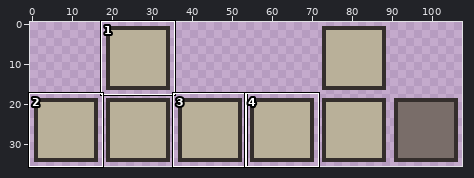
Sprite sheet -- project/2d-art-assets/side-arrow.png. The picture above shows the old version from afar; the outline marks the close-up.
Close-up. Before the edit:
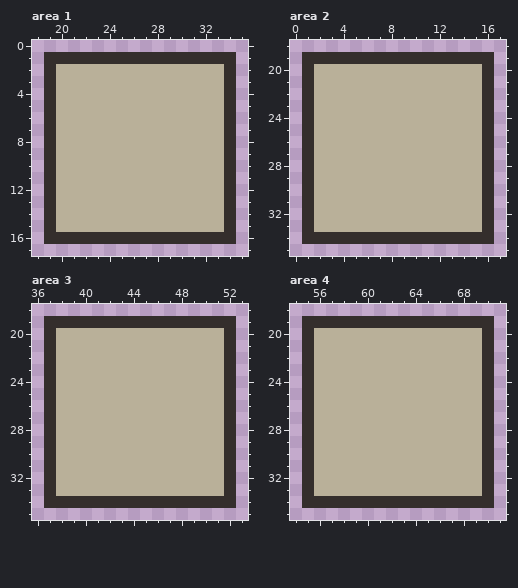
The file is 108x36 pixels. Shown: area 1: x 18..35, y 0..17; area 2: x 0..17, y 18..35; area 3: x 36..53, y 18..35; area 4: x 54..71, y 18..35. The commit also changed other parts of the picture, which this record leaves out.
After:
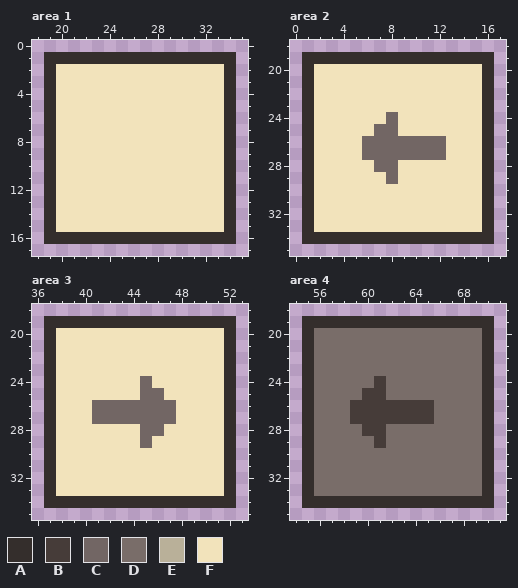
Palette (. is transparent): A #342e2c  B #463c39  C #726664  D #796d69  E #b9b099  F #f2e3bb
Changes in this commit:
Changed rows in their new state; - is an unchanged pixel.
Area 1:
first column x 20:
 2 FFFFFFFFFFFFFF
 3 FFFFFFFFFFFFFF
 4 FFFFFFFFFFFFFF
 5 FFFFFFFFFFFFFF
 6 FFFFFFFFFFFFFF
 7 FFFFFFFFFFFFFF
 8 FFFFFFFFFFFFFF
 9 FFFFFFFFFFFFFF
10 FFFFFFFFFFFFFF
11 FFFFFFFFFFFFFF
12 FFFFFFFFFFFFFF
13 FFFFFFFFFFFFFF
14 FFFFFFFFFFFFFF
15 FFFFFFFFFFFFFF
Area 2:
first column x 2:
20 FFFFFFFFFFFFFF
21 FFFFFFFFFFFFFF
22 FFFFFFFFFFFFFF
23 FFFFFFFFFFFFFF
24 FFFFFFCFFFFFFF
25 FFFFFCCFFFFFFF
26 FFFFCCCCCCCFFF
27 FFFFCCCCCCCFFF
28 FFFFFCCFFFFFFF
29 FFFFFFCFFFFFFF
30 FFFFFFFFFFFFFF
31 FFFFFFFFFFFFFF
32 FFFFFFFFFFFFFF
33 FFFFFFFFFFFFFF
Area 3:
first column x 38:
20 FFFFFFFFFFFFFF
21 FFFFFFFFFFFFFF
22 FFFFFFFFFFFFFF
23 FFFFFFFFFFFFFF
24 FFFFFFFCFFFFFF
25 FFFFFFFCCFFFFF
26 FFFCCCCCCCFFFF
27 FFFCCCCCCCFFFF
28 FFFFFFFCCFFFFF
29 FFFFFFFCFFFFFF
30 FFFFFFFFFFFFFF
31 FFFFFFFFFFFFFF
32 FFFFFFFFFFFFFF
33 FFFFFFFFFFFFFF
Area 4:
first column x 56:
20 DDDDDDDDDDDDDD
21 DDDDDDDDDDDDDD
22 DDDDDDDDDDDDDD
23 DDDDDDDDDDDDDD
24 DDDDDBDDDDDDDD
25 DDDDBBDDDDDDDD
26 DDDBBBBBBBDDDD
27 DDDBBBBBBBDDDD
28 DDDDBBDDDDDDDD
29 DDDDDBDDDDDDDD
30 DDDDDDDDDDDDDD
31 DDDDDDDDDDDDDD
32 DDDDDDDDDDDDDD
33 DDDDDDDDDDDDDD
